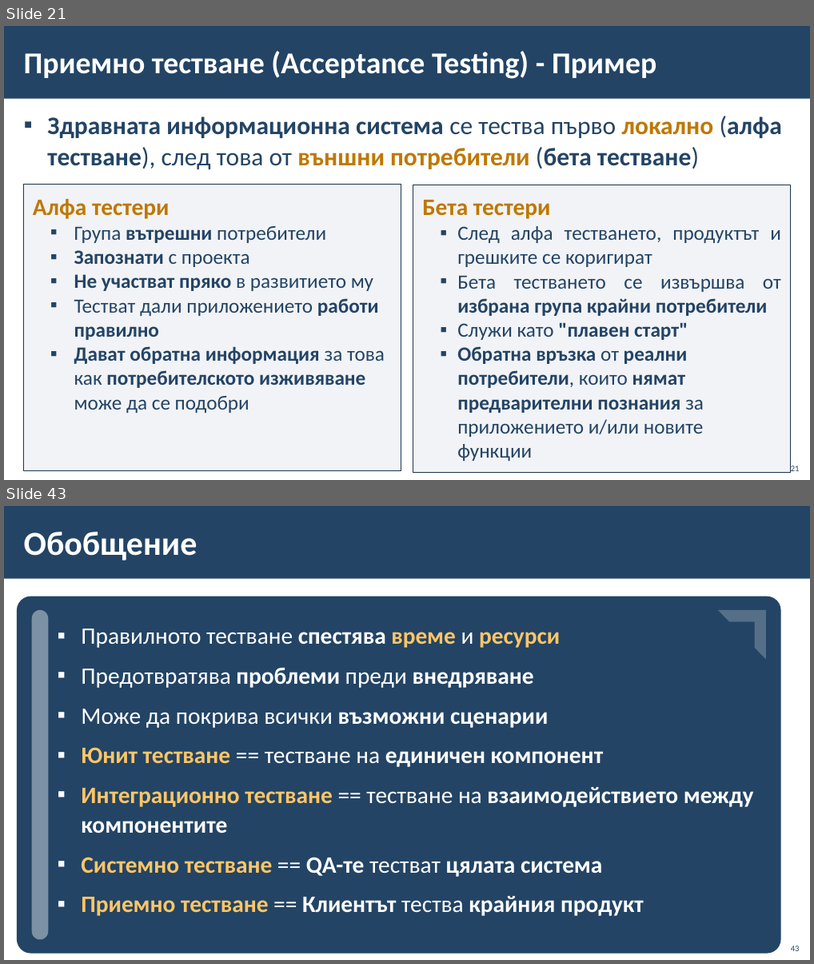
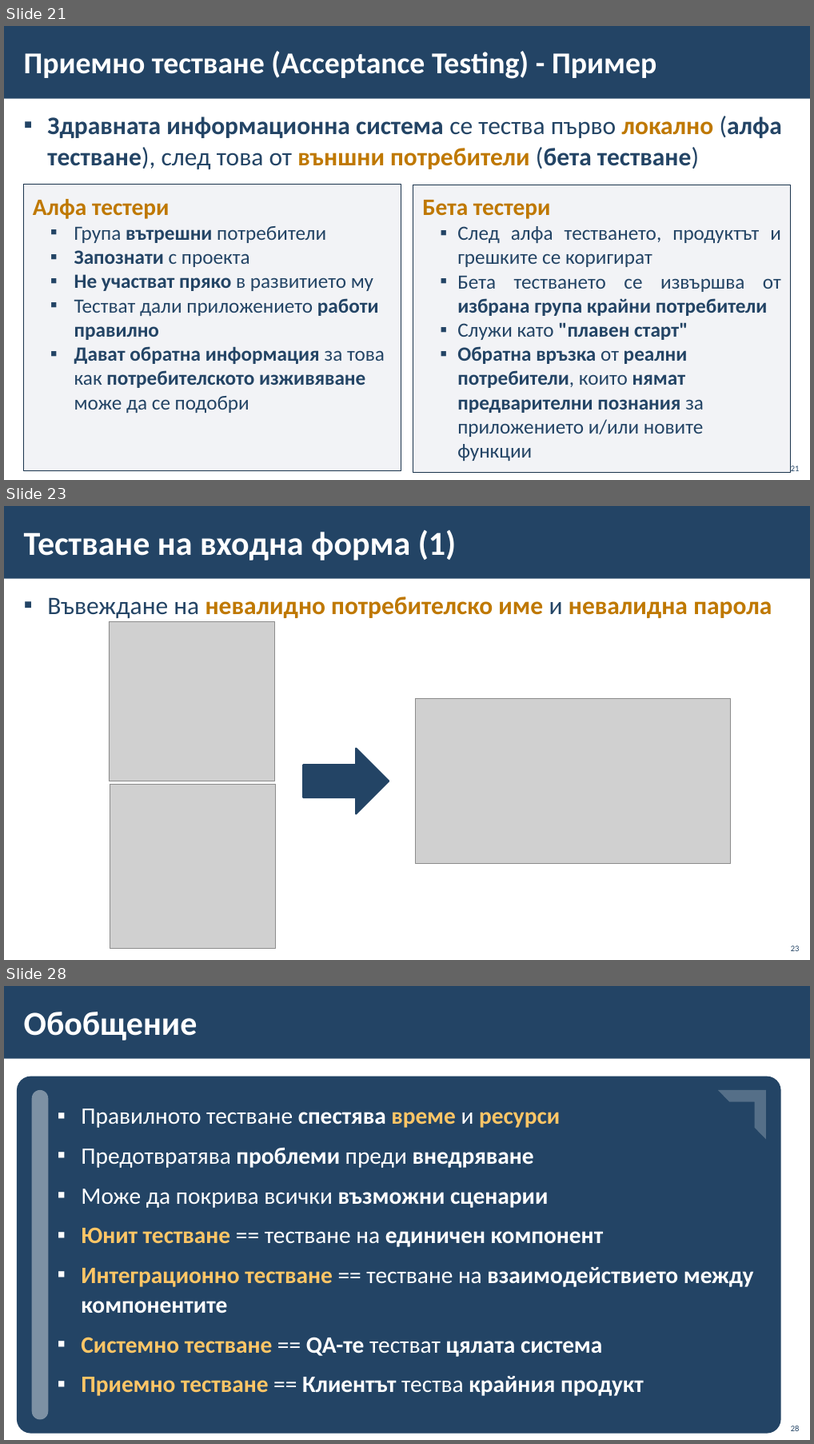
Before and after one commit to BG-IT-Edu/School-Programming, a slide deck: Courses/Software-Sciences/Module-4-Information-Systems-New/13-Information-System-Testing/13-Information-System-Testing.pptx. Shown one above the other, each under a label of ours: slides 21 and 43 before the commit, slides 21, 23 and 28 after it; the slides between them are not shown. The pictures are 814x964 and 814x1444 pixels, drawn with LibreOffice and Linux fonts; fonts in the diff are those of the drawing; grey boxes stand for pictures; background and template pictures are left out. Boxes give left, top, right and bottom in pixels: in the first picture for what was removed or moved away, otherwise in the second. Text is boxed around its words. In the diff, an @@ line names an element or a change of style, - is before the commit and + after.

```diff
--- a/Courses/Software-Sciences/Module-4-Information-Systems-New/13-Information-System-Testing/13-Information-System-Testing.pptx
+++ b/Courses/Software-Sciences/Module-4-Information-Systems-New/13-Information-System-Testing/13-Information-System-Testing.pptx
@@ slide 23 added at [4,506,810,960], background #FFFFFF; not listed: 1 template element that a slide beside it also shows @@
@@ title added at [24,530,456,560], 40 pt, text #FFFFFF, bold @@
+Тестване на входна форма (1)
@@ text added at [47,596,772,618], 30 pt, text #BF7800, bold @@
+▪ Въвеждане на невалидно потребителско име и невалидна парола
@@ picture added at [109,621,275,781] @@
@@ picture added at [416,698,731,864] @@
@@ right arrow added at [303,748,389,813], fill #234465, outline #234465 2 pt @@
@@ picture added at [110,784,276,948] @@
@@ page number added at [791,945,800,951], 10 pt, text #234465 @@
+23
@@ what was slide 43 is now slide 28 @@
@@ page number at [791,1425,800,1431]: text changed @@
-43
+28
```
Also in this commit, not shown: 2 slides changed, 4 other slides added, 20 slides removed.
